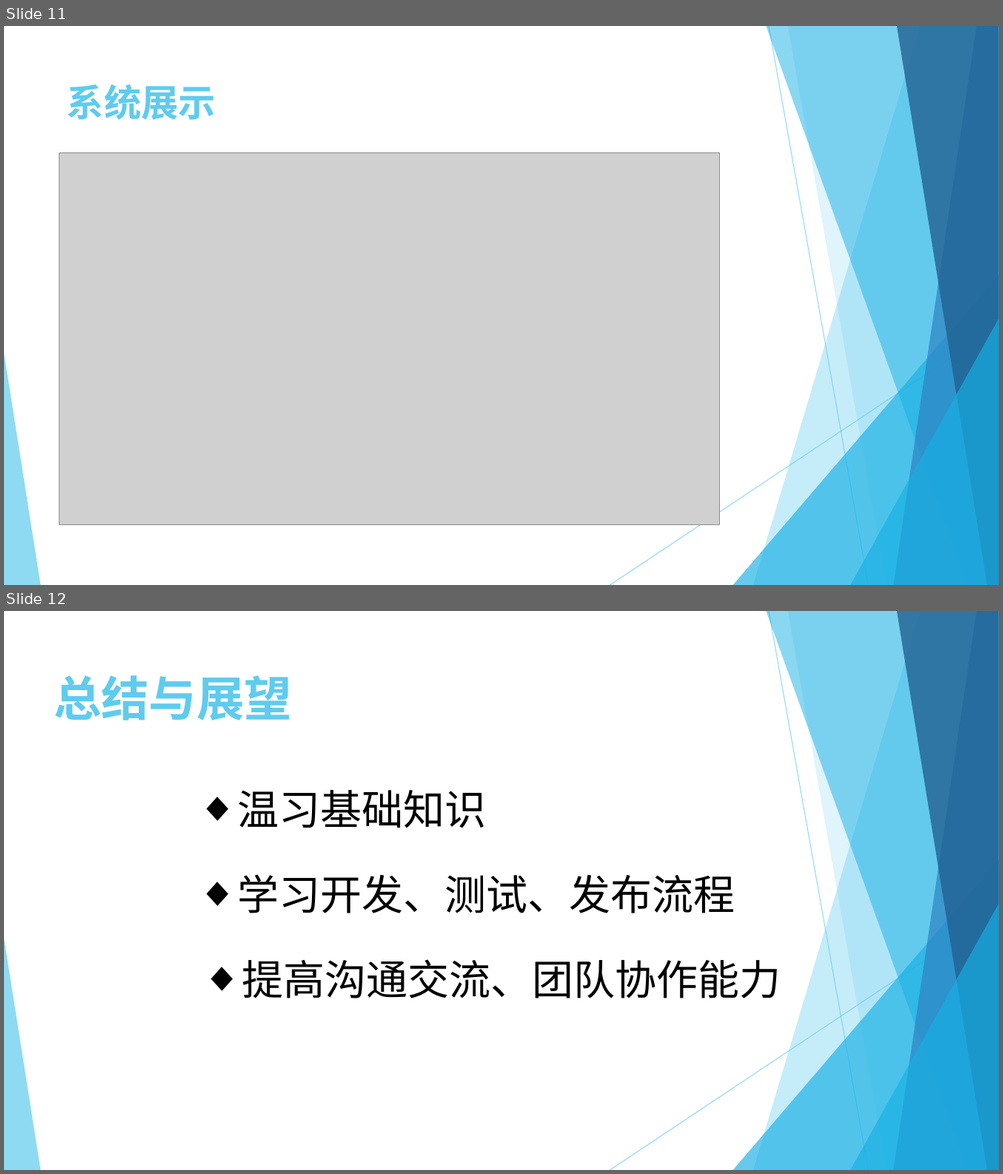
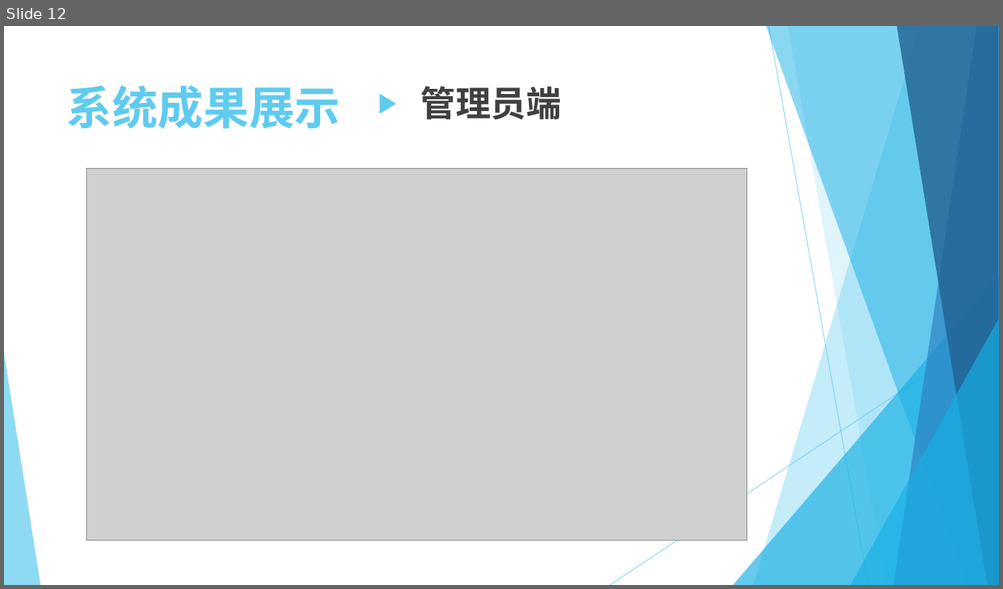
Before and after one commit to helloeda/smartBus, a slide deck: 毕业设计.pptx. Shown one above the other, each under a label of ours: slides 11 and 12 before the commit, slide 12 after it. The pictures are 1003x1174 and 1003x589 pixels, drawn with LibreOffice and Linux fonts; fonts in the diff are those of the drawing; grey boxes stand for pictures. Boxes give left, top, right and bottom in pixels: in the first picture for what was removed or moved away, otherwise in the second. Text is boxed around its words. In the diff, an @@ line names an element or a change of style, - is before the commit and + after.

```diff
--- a/毕业设计.pptx
+++ b/毕业设计.pptx
@@ slide 12 removed at <box>4,611,999,1170</box>, background #FFFFFF; not listed: 10 template elements that a slide beside it also shows @@
@@ title removed at <box>54,675,292,721</box> @@
-总结与展望
@@ text removed at <box>238,790,486,828</box> @@
-◆ 温习基础知识
@@ text removed at <box>238,874,734,914</box> @@
-◆ 学习开发、测试、发布流程
@@ text removed at <box>242,960,780,999</box> @@
-◆ 提高沟通交流、团队协作能力
@@ what was slide 11 is now slide 12 @@
@@ slide 12 changed as well @@
@@ text at <box>67,85,341,129</box>: text changed; size 36 to 44 pt @@
-系统展示
+系统成果展示
@@ text added at <box>421,86,561,120</box>, 34 pt, text #404040, bold @@
+      ▶ 管理员端
@@ picture: place and size @@
-picture at <box>60,153,720,526</box>
+picture at <box>87,169,747,542</box>
```
Also in this commit, not shown: 9 other slides changed, 5 slides added, 2 other slides removed, 19 other files.
